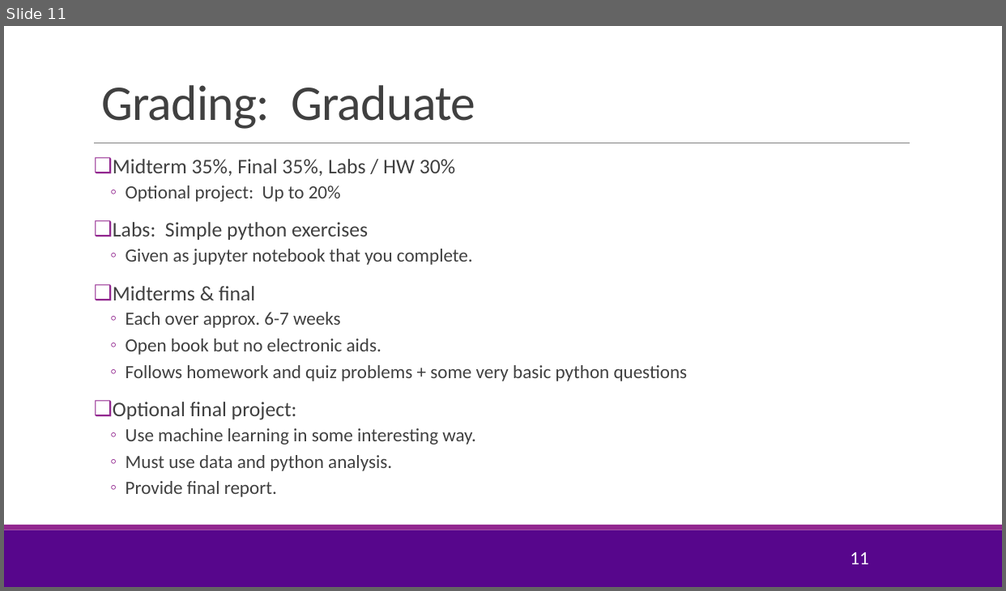
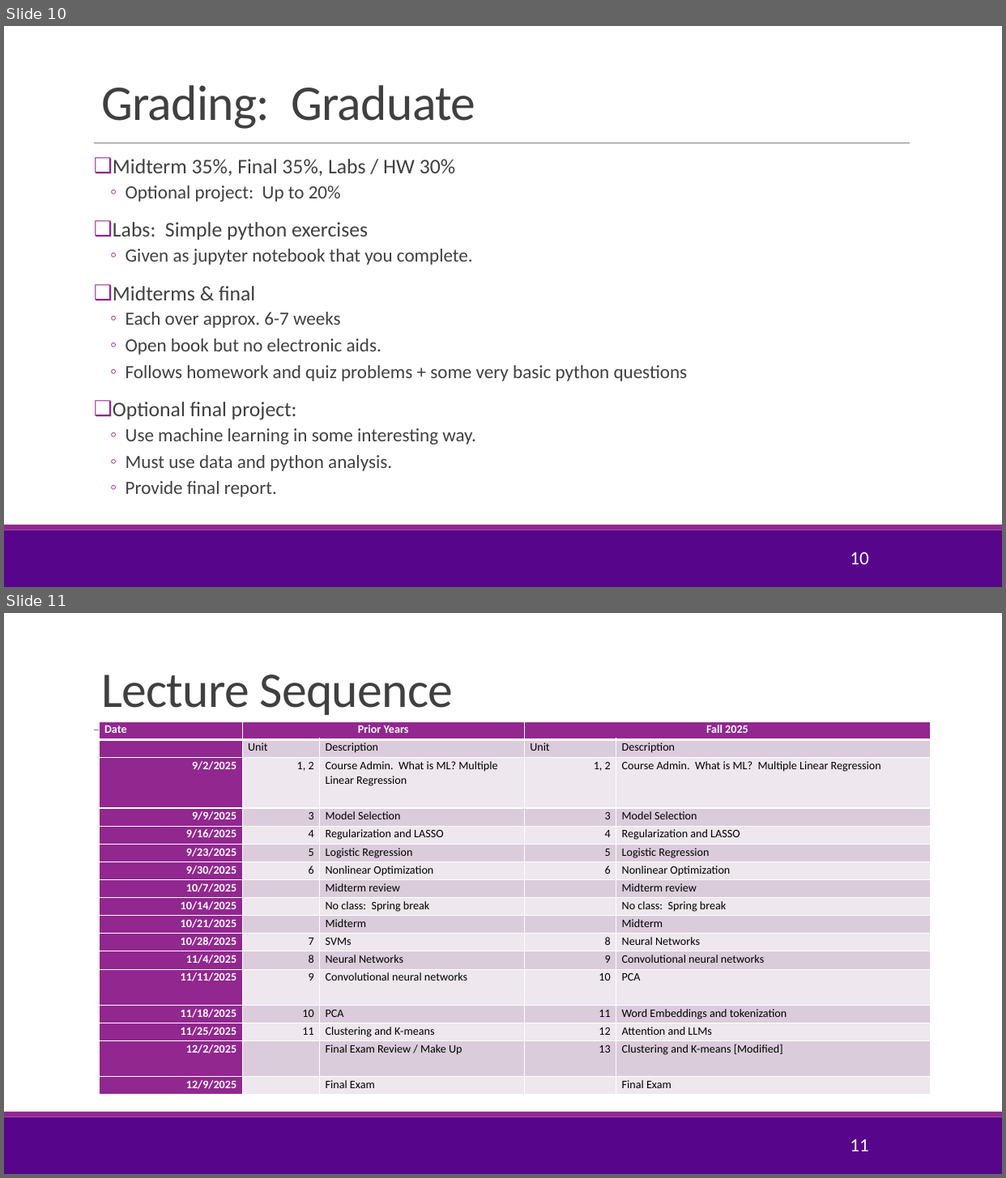
Before and after one commit to sdrangan/introml, a slide deck: lectures/CourseAdmin.pptx. Shown one above the other, each under a label of ours: slide 11 before the commit, slides 10 and 11 after it. The pictures are 1006x591 and 1006x1178 pixels, drawn with LibreOffice and Linux fonts; fonts in the diff are those of the drawing; background and template pictures are left out. Boxes give left, top, right and bottom in pixels: in the first picture for what was removed or moved away, otherwise in the second. Text is boxed around its words. In the diff, an @@ line names an element or a change of style, - is before the commit and + after.

Commit message:
Updated the course admin for the new material

```diff
--- a/lectures/CourseAdmin.pptx
+++ b/lectures/CourseAdmin.pptx
@@ slide 11 added at [4,613,1002,1174], background #FFFFFF; not listed: 3 template elements that a slide beside it also shows @@
@@ title added at [101,675,454,715], 48 pt, text #404040 @@
+Lecture Sequence
@@ table added at [99,722,931,1095], 17 rows, 5 columns @@
+Date | Prior Years |  | Fall 2025 | 
+ | Unit | Description | Unit | Description
+9/2/2025 | 1, 2 | Course Admin. What is ML? Multiple Linear Regression | 1, 2 | Course Admin. What is ML? Multiple Linear Regression
+9/9/2025 | 3 | Model Selection | 3 | Model Selection
+9/16/2025 | 4 | Regularization and LASSO | 4 | Regularization and LASSO
+9/23/2025 | 5 | Logistic Regression | 5 | Logistic Regression
+9/30/2025 | 6 | Nonlinear Optimization | 6 | Nonlinear Optimization
+10/7/2025 |  | Midterm review |  | Midterm review
+10/14/2025 |  | No class: Spring break |  | No class: Spring break
+10/21/2025 |  | Midterm |  | Midterm
+10/28/2025 | 7 | SVMs | 8 | Neural Networks
+11/4/2025 | 8 | Neural Networks | 9 | Convolutional neural networks
+11/11/2025 | 9 | Convolutional neural networks | 10 | PCA
+11/18/2025 | 10 | PCA | 11 | Word Embeddings and tokenization
+11/25/2025 | 11 | Clustering and K-means | 12 | Attention and LLMs
+12/2/2025 |  | Final Exam Review / Make Up | 13 | Clustering and K-means [Modified]
+12/9/2025 |  | Final Exam |  | Final Exam
@@ page number added at [850,1139,868,1152], 18 pt, text #FFFFFF @@
+11
@@ what was slide 11 is now slide 10 @@
@@ page number at [850,552,868,565]: text changed @@
-11
+10
```
Also in this commit, not shown: 3 slides changed, 1 slide removed, 1 other file.
